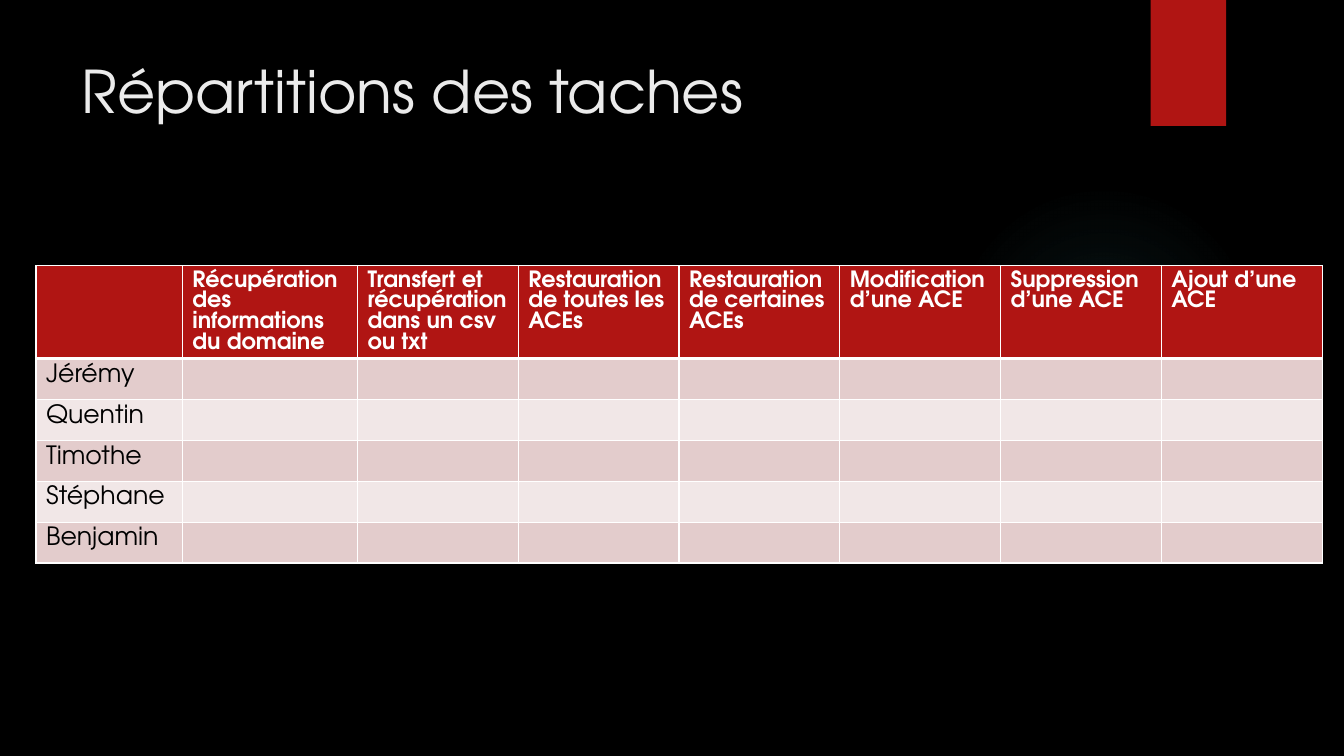
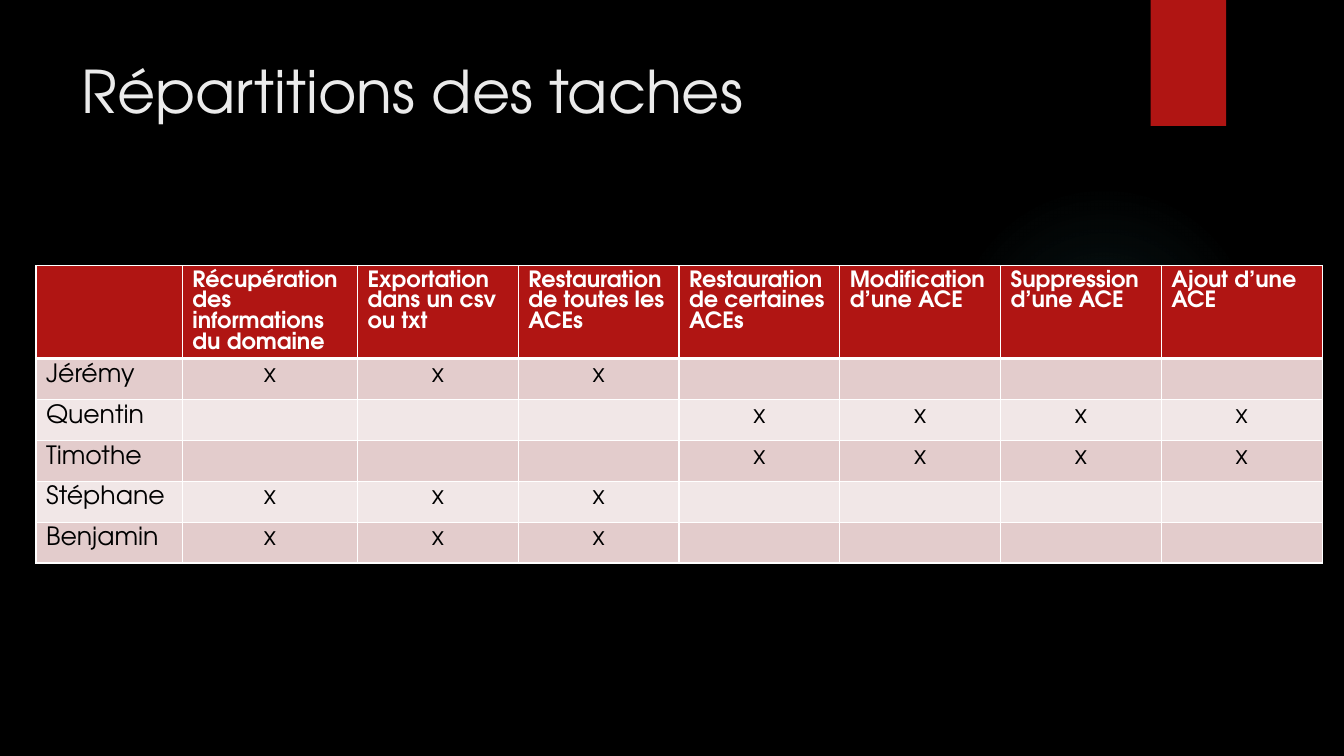
Before and after one commit to FernandezBenjamin/Admin-Windows-Server, a slide deck: slide 5 of Projet_Windows_serveur.pptx. Drawn at 1344x756 pixels with LibreOffice and Linux fonts; fonts in the diff are those of the drawing; background and template pictures are left out. Boxes give left, top, right and bottom in pixels: in the first picture for what was removed or moved away, otherwise in the second. Text is boxed around its words. In the diff, an @@ line names an element or a change of style, - is before the commit and + after.

```diff
--- a/Projet_Windows_serveur.pptx
+++ b/Projet_Windows_serveur.pptx
@@ table at bbox=[36, 266, 1326, 588] @@
-row 1, column 3: Transfert et récupération dans un csv ou txt
+row 1, column 3: Exportation dans un csv ou txt
-row 2: Jérémy |  |  |  |  |  |  | 
+row 2: Jérémy | x | x | x |  |  |  | 
-row 3: Quentin |  |  |  |  |  |  | 
+row 3: Quentin |  |  |  | x | x | x | x
-row 4: Timothe |  |  |  |  |  |  | 
+row 4: Timothe |  |  |  | x | x | x | x
-row 5: Stéphane |  |  |  |  |  |  | 
+row 5: Stéphane | x | x | x |  |  |  | 
-row 6: Benjamin |  |  |  |  |  |  | 
+row 6: Benjamin | x | x | x |  |  |  | 
```
Also in this commit, not shown: 1 other slide changed.
